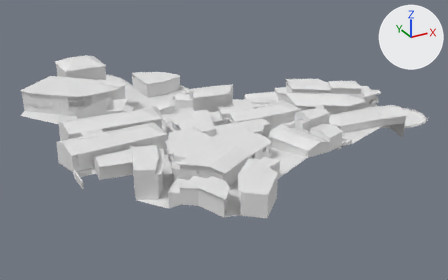
A saved change to the Blender file Maps/Sardinia/Blender/Sardinia_Master.blend.
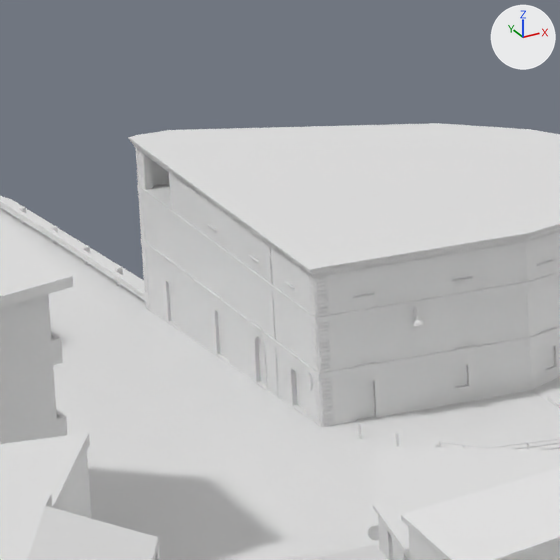
Each version appears first whole from a 50 mm lens placed at (-159.9, -306.0, 136.3), pointed at (11.2, 5.1, -19.3), and next in a close-up on the part from 27% to 38% of the width and 22% to 39% of the height. The axes (+X, +Y, +Z) are drawn at upper right. The lights are the same throughout. The same objects are shown in both versions, whatever each file hides.

Objects in the first close-up: 'Building8a', 'Building8b', 'Sardinia'.
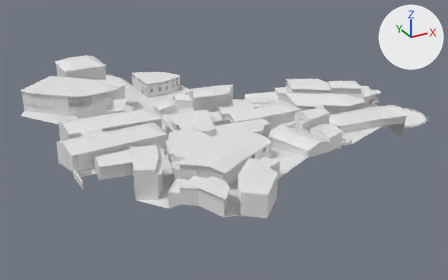
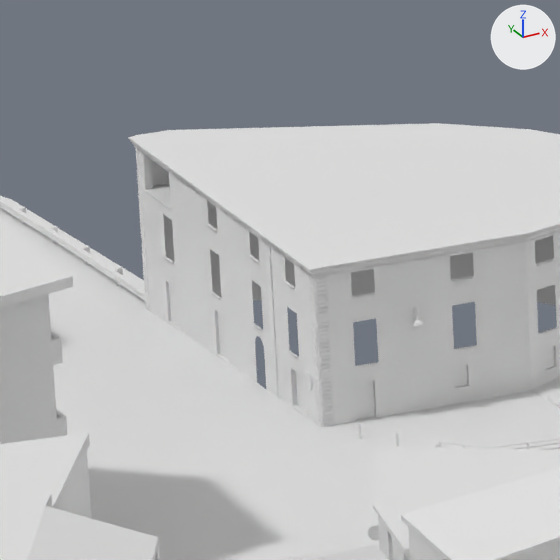
Location of each change, [x1, y1, x2, y2] in pixels of the close-ups (560 x 560 px):
part 1 of me_building8b, deleted: before [253, 333, 268, 391]
part 2 of me_building8b, deleted: before [249, 232, 556, 367]
part 3 of me_building8b, deleted: before [207, 202, 221, 297]
part 4 of me_building8b, deleted: before [164, 217, 174, 263]
part 5 of me_building8a, cut back: before [137, 185, 560, 391]; after [138, 185, 560, 391]

The edits, one by one:
me_building8b is used by ob_building8b; location (0.0, 0.0, 0.0); rotation (1.571, 0.0, 0.0), in degrees (90, 0, 0).
me_building8b had 1590 vertices, 1050 faces and spanned x -12.6..12.4, y -8.8..1.4, z -98.3..-69.1.
me_building8b now has 1466 vertices, 1002 faces and spans x -12.6..12.4, y -8.8..1.4, z -98.3..-69.1.
me_building8b part 1: the loose piece of 56 vertices spanning x -12.5..-12.2, y -8.2..-4.8, z -80.3..-78.5 is deleted.
me_building8b part 2: 40 vertices removed from x -12.4..2.8, y -4.4..1.3, z -80.0..-70.1.
me_building8b part 3: 8 vertices removed from x -12.4, y -4.4..1.3, z -86.6..-85.3.
me_building8b part 4: 4 vertices removed from x -12.4, y -4.4..-1.9, z -94.2..-92.9.
me_building8a is used by ob_building8a; location (0.0, 0.0, 0.0); rotation (1.571, 0.0, 0.0), in degrees (90, 0, 0).
me_building8a had 466 vertices, 295 faces and spanned x -12.9..14.7, y -8.9..2.1, z -98.4..-69.7.
me_building8a now has 251 vertices, 118 faces and spans x -12.9..14.7, y -8.9..2.1, z -98.4..-69.7.
me_building8a part 5: 4 vertices moved from x 7.4..8.6, y -4.4..1.3, z -73.1..-72.6 to x 7.4..8.7, y -4.4..1.3, z -73.2..-72.6; 279 vertices removed from x -12.9..14.6, y -8.9..2.1, z -98.3..-69.7; 64 vertices added at x -12.4..12.5, y -4.4..1.3, z -94.3..-70.1.
